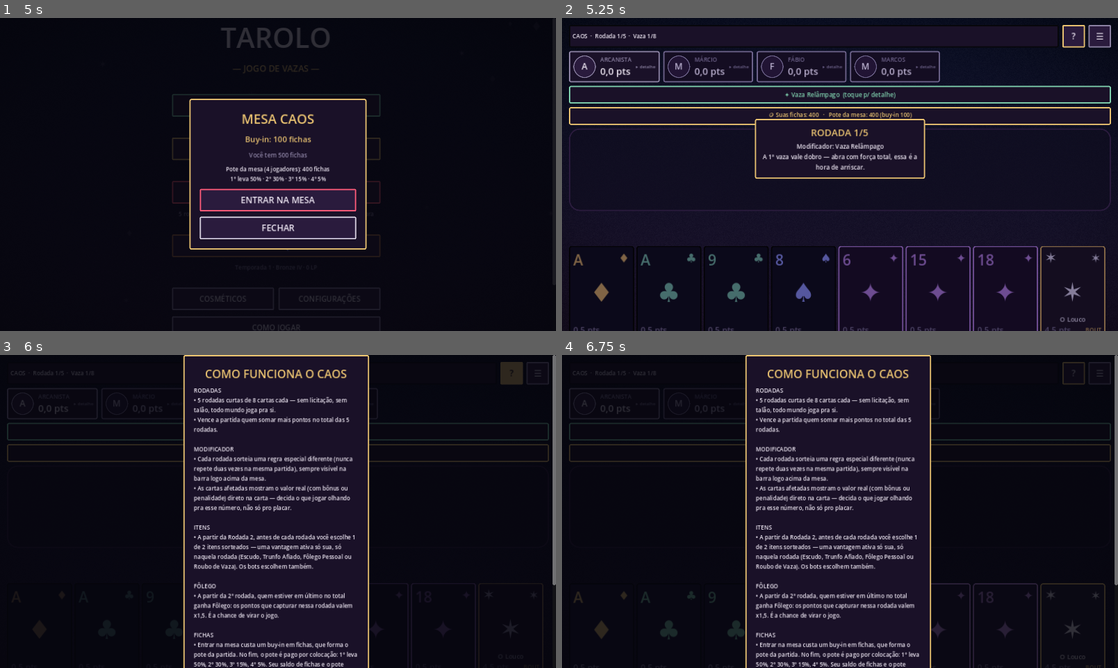
Above: before the commit, frames 1-4 (two rows, left to right).
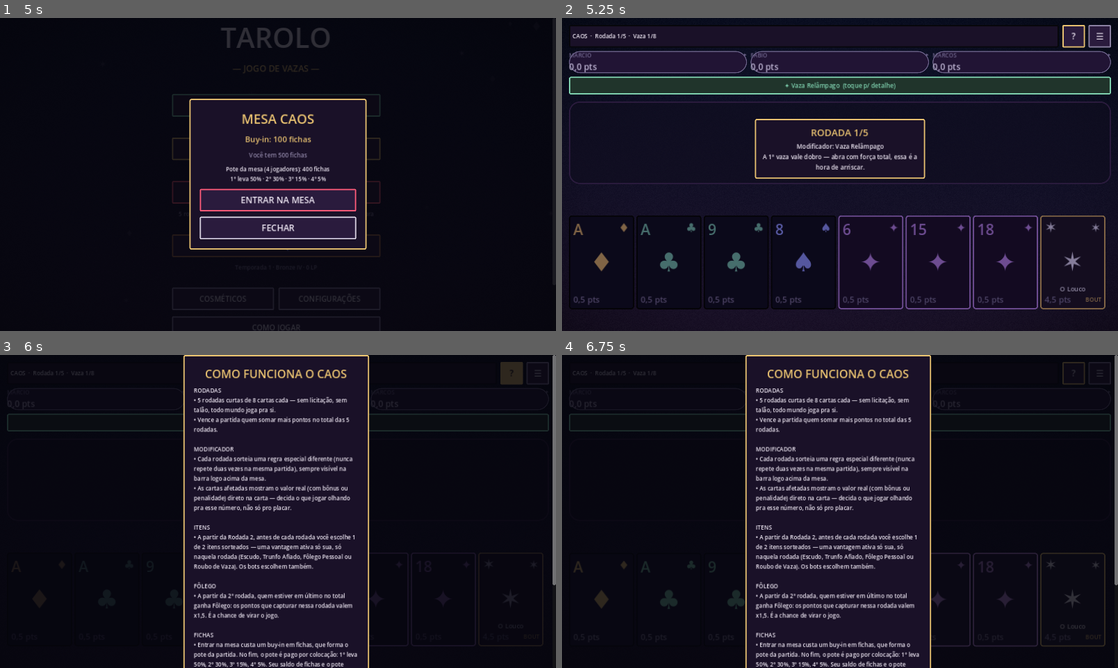
Above: after the commit, the same moments.

Repository: bluumcc/tarolo
Game: Godot game, scene res://scenes/MainMenu.tscn
The game is run twice, just before and just after one commit, with the same random seed, the same clock (stepped at 60 frames per second) and the same inputs.
Inputs:
- Up to frame 1 (5 s): click "MODO CAOS" at 0.5 s; click "COMO JOGAR" at 1.25 s; click "COMO JOGAR" at 2 s; click "MODO VANILLA" at 2.75 s; click "MODO RANQUEADO" at 3.5 s; click "COSMÉTICOS" at 4.25 s
- Up to frame 2 (5.25 s): click "ENTRAR NA MESA" at 5 s
- Up to frame 3 (6 s): click "?" at 5.75 s
- Up to frame 4 (6.75 s): click "☰" at 6.5 s

Frame 1 is identical in both runs. In frame 2, 14% of the frame differs, in the area x 1-99%, y 10-100%; in frame 3, 1.6%; in frame 4, 3.2%.

Commit message:
Reorganiza a mesa: oponentes em fileira sem avatar, banner preenchido, mesa mais baixa, meu rodapé
Pedido específico de layout, implementado ponto a ponto:

- Os 3 adversários agora ficam numa fileira só no topo, esticando até
  preencher a largura toda — sem o círculo com inicial (nome e pontos já
  bastam pra saber quem é quem numa mesa de 4).
- O banner logo acima da mesa (modificador no Caos, meta do Tomador no
  Vanilla) ganhou fundo preenchido de verdade (cor escurecida do próprio
  destaque, não só mais um cartão roxo igual aos outros) — lê como um
  aviso, não como decoração.
- A faixa onde as cartas caem (vaza atual) desceu pra mais perto da mão —
  o espaçador elástico que empurrava só a mão pro rodapé agora empurra a
  mesa inteira (vaza + mão) como um bloco só, junto do polegar.
- Novo rodapé "meu jogo", embaixo da própria mão: meus pontos, vazas/pontos
  da rodada e, no Caos, fichas + pote — informação que antes competia lá
  em cima com o placar dos outros 3, agora fica onde o olho já está depois
  de escolher a carta.

Sem mudança de comportamento: os arrays de HUD (hud_titles, hud_totals/
hud_points, etc.) continuam indexados por assento (0 = eu), só que agora
cada índice aponta pro widget certo dependendo de onde ele mora na tela —
_refresh_hud() e o resto da lógica de jogo não precisaram mudar uma linha.

Co-Authored-By: Claude Sonnet 5 <noreply@anthropic.com>
Claude-Session: https://claude.ai/code/session_011qPhSZ6VtyM6UvSSPJpf4k

Diff:
--- a/scripts/ui/chaos_scene.gd
+++ b/scripts/ui/chaos_scene.gd
@@ -95,6 +95,13 @@
 	root.add_theme_constant_override("separation", 8)
 	margin.add_child(root)
 
+	hud_badges.resize(engine.num_players)
+	hud_titles.resize(engine.num_players)
+	hud_totals.resize(engine.num_players)
+	hud_round_pts.resize(engine.num_players)
+	hud_cards.resize(engine.num_players)
+	seat_avatars.resize(engine.num_players)
+
 	# Barra de topo — título + ações, uma linha só, sempre no mesmo lugar (como o topo
 	# de qualquer app) -------------------------------------------------
 	var topbar := HBoxContainer.new()
@@ -114,50 +121,33 @@
 	menu_btn.pressed.connect(_open_pause)
 	topbar.add_child(menu_btn)
 
-	# Placar dos jogadores — um cartão por jogador com avatar, pontos e vaza atual;
-	# quebra linha sozinho em telas estreitas (HFlowContainer) em vez de espalhar
-	# avatares soltos pela tela como numa mesa física. ------------------
-	var hud := HFlowContainer.new()
-	hud.add_theme_constant_override("h_separation", 8)
-	hud.add_theme_constant_override("v_separation", 8)
+	# Placar dos outros 3 jogadores — uma fileira só, esticando até preencher a largura
+	# toda. Sem avatar/círculo: só nome e pontos já bastam pra reconhecer quem é quem
+	# numa mesa de 4 — o círculo com inicial só ocupava espaço sem ajudar em nada.
+	var hud := HBoxContainer.new()
+	hud.add_theme_constant_override("separation", 8)
 	root.add_child(hud)
-	for p in range(engine.num_players):
-		# O card em si é um botão — toque pra abrir/fechar o detalhe (pontos da rodada,
-		# cartas na mão, item ativo). Por padrão só mostra o essencial: quem é, quanto tem.
+	for p in range(1, engine.num_players):
+		# O card em si reage a toque — abre/fecha o detalhe (pontos da rodada, cartas
+		# na mão). Por padrão só mostra o essencial: quem é, quanto tem.
 		var badge := UIKit.panel(UIKit.PURPLE_DEEP, UIKit.MUTED, 10)
 		badge.mouse_filter = Control.MOUSE_FILTER_STOP
-		badge.custom_minimum_size = Vector2(190, 0)
+		badge.size_flags_horizontal = Control.SIZE_EXPAND_FILL
 		var outer := VBoxContainer.new()
 		outer.mouse_filter = Control.MOUSE_FILTER_IGNORE
-		outer.add_theme_constant_override("separation", 4)
+		outer.add_theme_constant_override("separation", 2)
 		badge.add_child(outer)
 
-		var row := HBoxContainer.new()
-		row.mouse_filter = Control.MOUSE_FILTER_IGNORE
-		row.add_theme_constant_override("separation", 10)
-		outer.add_child(row)
-		var avatar := PanelContainer.new()
-		avatar.custom_minimum_size = Vector2(52, 52)
-		avatar.pivot_offset = Vector2(26, 26)
-		avatar.mouse_filter = Control.MOUSE_FILTER_IGNORE
-		avatar.add_theme_stylebox_override("panel", UIKit.box(UIKit.PURPLE, UIKit.MUTED, 2, 26, 0))
-		var av_label := UIKit.label(str(config["names"][p]).substr(0, 1).to_upper(), 20, UIKit.INK, HORIZONTAL_ALIGNMENT_CENTER)
-		av_label.vertical_alignment = VERTICAL_ALIGNMENT_CENTER
-		av_label.set_anchors_and_offsets_preset(Control.PRESET_FULL_RECT)
-		avatar.add_child(av_label)
-		row.add_child(avatar)
-		seat_avatars.append(avatar)
-		var v := VBoxContainer.new()
-		v.mouse_filter = Control.MOUSE_FILTER_IGNORE
-		v.add_theme_constant_override("separation", 1)
-		v.size_flags_horizontal = Control.SIZE_EXPAND_FILL
-		row.add_child(v)
+		var top_row := HBoxContainer.new()
+		top_row.mouse_filter = Control.MOUSE_FILTER_IGNORE
+		outer.add_child(top_row)
 		var title_label := UIKit.label(str(config["names"][p]).to_upper(), 13, UIKit.MUTED)
-		v.add_child(title_label)
-		var total := UIKit.label("0,0 pts", 22, UIKit.INK)
-		v.add_child(total)
-		var chevron := UIKit.label("▸ detalhe", 10, UIKit.MUTED)
-		row.add_child(chevron)
+		title_label.size_flags_horizontal = Control.SIZE_EXPAND_FILL
+		top_row.add_child(title_label)
+		var chevron := UIKit.label("▸", 12, UIKit.MUTED)
+		top_row.add_child(chevron)
+		var total := UIKit.label("0,0 pts", 20, UIKit.INK)
+		outer.add_child(total)
 
 		var detail := VBoxContainer.new()
 		detail.mouse_filter = Control.MOUSE_FILTER_IGNORE
@@ -166,28 +156,27 @@
 		outer.add_child(detail)
 		var rp := UIKit.label("+0,0 na rodada", 12, UIKit.MUTED)
 		detail.add_child(rp)
-		var cards_label: Label
-		if p > 0:
-			cards_label = UIKit.label("", 12, UIKit.MUTED)
-			detail.add_child(cards_label)
+		var cards_label := UIKit.label("", 12, UIKit.MUTED)
+		detail.add_child(cards_label)
 
 		badge.gui_input.connect(func(event: InputEvent):
 			if event is InputEventMouseButton and event.pressed and event.button_index == MOUSE_BUTTON_LEFT:
 				Sfx.play("tick")
 				detail.visible = not detail.visible
-				chevron.text = "▾ detalhe" if detail.visible else "▸ detalhe")
+				chevron.text = "▾" if detail.visible else "▸")
 
 		hud.add_child(badge)
-		hud_badges.append(badge)
-		hud_titles.append(title_label)
-		hud_totals.append(total)
-		hud_round_pts.append(rp)
-		hud_cards.append(cards_label)
-
-	# Barra do modificador — compacta por padrão (nome só); a explicação completa já
-	# apareceu no banner de início de rodada, então aqui só repete em texto curto, com
-	# toque pra reabrir o texto inteiro se precisar consultar de novo.
-	var mod_box := UIKit.panel(UIKit.PURPLE_DEEP, UIKit.OK, 10)
+		hud_badges[p] = badge
+		hud_titles[p] = title_label
+		hud_totals[p] = total
+		hud_round_pts[p] = rp
+		hud_cards[p] = cards_label
+		seat_avatars[p] = badge
+
+	# Banner do modificador — fundo preenchido pra se destacar como um aviso de verdade,
+	# não só mais um cartão igual aos outros. Compacto por padrão (nome só); a explicação
+	# completa já apareceu no banner de início de rodada — toque reabre se precisar.
+	var mod_box := UIKit.panel(UIKit.OK.darkened(0.75), UIKit.OK, 10)
 	mod_box.mouse_filter = Control.MOUSE_FILTER_STOP
 	modifier_label = UIKit.label("", 14, UIKit.OK, HORIZONTAL_ALIGNMENT_CENTER)
 	modifier_label.autowrap_mode = TextServer.AUTOWRAP_WORD_SMART
@@ -200,10 +189,12 @@
 		_refresh_hud())
 	root.add_child(mod_box)
 
-	var wager_box := UIKit.panel(UIKit.PURPLE_DEEP, UIKit.GOLD, 8)
-	wager_label = UIKit.label("", 13, UIKit.GOLD, HORIZONTAL_ALIGNMENT_CENTER)
-	wager_box.add_child(wager_label)
-	root.add_child(wager_box)
+	# Espaçador — empurra a mesa (vaza atual), a mão e meu rodapé pra baixo, como um
+	# bloco só, junto do polegar — em vez de deixar um vão vazio entre o placar e a mesa.
+	var vspacer := Control.new()
+	vspacer.size_flags_vertical = Control.SIZE_EXPAND_FILL
+	vspacer.mouse_filter = Control.MOUSE_FILTER_IGNORE
+	root.add_child(vspacer)
 
 	# Mesa de jogo — só a vaza atual, uma faixa compacta e fixa (não uma mesa oval
 	# espalhada): cada carta jogada aparece numa posição fixa, em ordem de assento,
@@ -221,13 +212,6 @@
 	status_label = UIKit.label("", 18, UIKit.INK, HORIZONTAL_ALIGNMENT_CENTER)
 	status_label.autowrap_mode = TextServer.AUTOWRAP_WORD_SMART
 	root.add_child(status_label)
-
-	# Empurra a mão pro rodapé — zona do polegar, jeito de app — em vez de deixar tudo
-	# flutuando no topo com um vão vazio embaixo em telas altas (celular).
-	var vspacer := Control.new()
-	vspacer.size_flags_vertical = Control.SIZE_EXPAND_FILL
-	vspacer.mouse_filter = Control.MOUSE_FILTER_IGNORE
-	root.add_child(vspacer)
 
 	# Mão — cartas sempre no tamanho real (nunca encolhidas pra caber); quando não cabem
 	# todas na tela, a mão rola de lado (arrasto/swipe), igual qualquer app de cartas. ---
@@ -244,6 +228,38 @@
 	# vira espaço LIVRE ACIMA da carta, senão o arrasto pra jogar corta na borda de cima.
 	hand_container.size_flags_vertical = Control.SIZE_SHRINK_END
 	hand_scroll.add_child(hand_container)
+
+	# Meu rodapé — minhas informações (pontos, fichas, pote), embaixo da minha mão, onde
+	# o olho já está depois de escolher a carta — em vez de competir lá em cima com o
+	# placar dos outros 3.
+	var my_box := UIKit.panel(UIKit.PURPLE_DEEP, UIKit.GOLD, 12)
+	var my_row := HBoxContainer.new()
+	my_row.add_theme_constant_override("separation", 16)
+	my_box.add_child(my_row)
+	var my_left := VBoxContainer.new()
+	my_left.add_theme_constant_override("separation", 1)
+	my_left.size_flags_horizontal = Control.SIZE_EXPAND_FILL
+	my_row.add_child(my_left)
+	var my_title := UIKit.label(str(config["names"][0]).to_upper(), 13, UIKit.MUTED)
+	my_left.add_child(my_title)
+	var my_total := UIKit.label("0,0 pts", 26, UIKit.INK)
+	my_left.add_child(my_total)
+	var my_rp := UIKit.label("+0,0 na rodada", 13, UIKit.MUTED)
+	my_left.add_child(my_rp)
+	var my_right := VBoxContainer.new()
+	my_right.add_theme_constant_override("separation", 1)
+	my_right.size_flags_horizontal = Control.SIZE_EXPAND_FILL
+	my_right.alignment = BoxContainer.ALIGNMENT_CENTER
+	my_row.add_child(my_right)
+	wager_label = UIKit.label("", 13, UIKit.GOLD, HORIZONTAL_ALIGNMENT_RIGHT)
+	wager_label.autowrap_mode = TextServer.AUTOWRAP_WORD_SMART
+	my_right.add_child(wager_label)
+	root.add_child(my_box)
+	hud_badges[0] = my_box
+	hud_titles[0] = my_title
+	hud_totals[0] = my_total
+	hud_round_pts[0] = my_rp
+	seat_avatars[0] = my_box
 
 	popup_layer = Control.new()
 	popup_layer.set_anchors_and_offsets_preset(Control.PRESET_FULL_RECT)
--- a/scripts/ui/game_scene.gd
+++ b/scripts/ui/game_scene.gd
@@ -93,6 +93,13 @@
 	root.add_theme_constant_override("separation", 8)
 	margin.add_child(root)
 
+	hud_badges.resize(engine.num_players)
+	hud_titles.resize(engine.num_players)
+	hud_points.resize(engine.num_players)
+	hud_tricks.resize(engine.num_players)
+	hud_cards.resize(engine.num_players)
+	seat_avatars.resize(engine.num_players)
+
 	# Barra de topo — título + ações, uma linha só, sempre no mesmo lugar (como o topo
 	# de qualquer app) -------------------------------------------------
 	var topbar := HBoxContainer.new()
@@ -112,50 +119,33 @@
 	menu_btn.pressed.connect(_open_pause)
 	topbar.add_child(menu_btn)
 
-	# Placar dos jogadores — um cartão por jogador com avatar, pontos e vazas; quebra
-	# linha sozinho em telas estreitas (HFlowContainer) em vez de espalhar avatares
-	# soltos pela tela como numa mesa física. ---------------------------
-	var hud := HFlowContainer.new()
-	hud.add_theme_constant_override("h_separation", 8)
-	hud.add_theme_constant_override("v_separation", 8)
+	# Placar dos outros 3 jogadores — uma fileira só, esticando até preencher a largura
+	# toda. Sem avatar/círculo: só nome e pontos já bastam pra reconhecer quem é quem
+	# numa mesa de 4 — o círculo com inicial só ocupava espaço sem ajudar em nada.
+	var hud := HBoxContainer.new()
+	hud.add_theme_constant_override("separation", 8)
 	root.add_child(hud)
-	for p in range(engine.num_players):
-		# O card em si é um botão — toque pra abrir/fechar o detalhe (vazas, cartas na
-		# mão). Por padrão só mostra o essencial: quem é, quanto tem capturado.
+	for p in range(1, engine.num_players):
+		# O card em si reage a toque — abre/fecha o detalhe (vazas, cartas na mão). Por
+		# padrão só mostra o essencial: quem é, quanto tem capturado.
 		var badge := UIKit.panel(UIKit.PURPLE_DEEP, UIKit.MUTED, 10)
 		badge.mouse_filter = Control.MOUSE_FILTER_STOP
-		badge.custom_minimum_size = Vector2(190, 0)
+		badge.size_flags_horizontal = Control.SIZE_EXPAND_FILL
 		var outer := VBoxContainer.new()
 		outer.mouse_filter = Control.MOUSE_FILTER_IGNORE
-		outer.add_theme_constant_override("separation", 4)
+		outer.add_theme_constant_override("separation", 2)
 		badge.add_child(outer)
 
-		var row := HBoxContainer.new()
-		row.mouse_filter = Control.MOUSE_FILTER_IGNORE
-		row.add_theme_constant_override("separation", 10)
-		outer.add_child(row)
-		var avatar := PanelContainer.new()
-		avatar.custom_minimum_size = Vector2(52, 52)
-		avatar.pivot_offset = Vector2(26, 26)
-		avatar.mouse_filter = Control.MOUSE_FILTER_IGNORE
-		avatar.add_theme_stylebox_override("panel", UIKit.box(UIKit.PURPLE, UIKit.MUTED, 2, 26, 0))
-		var av_label := UIKit.label(str(config["names"][p]).substr(0, 1).to_upper(), 20, UIKit.INK, HORIZONTAL_ALIGNMENT_CENTER)
-		av_label.vertical_alignment = VERTICAL_ALIGNMENT_CENTER
-		av_label.set_anchors_and_offsets_preset(Control.PRESET_FULL_RECT)
-		avatar.add_child(av_label)
-		row.add_child(avatar)
-		seat_avatars.append(avatar)
-		var v := VBoxContainer.new()
-		v.mouse_filter = Control.MOUSE_FILTER_IGNORE
-		v.add_theme_constant_override("separation", 1)
-		v.size_flags_horizontal = Control.SIZE_EXPAND_FILL
-		row.add_child(v)
+		var top_row := HBoxContainer.new()
+		top_row.mouse_filter = Control.MOUSE_FILTER_IGNORE
+		outer.add_child(top_row)
 		var title_label := UIKit.label(str(config["names"][p]).to_upper(), 13, UIKit.MUTED)
-		v.add_child(title_label)
-		var pts := UIKit.label("0,0 pts", 22, UIKit.INK)
-		v.add_child(pts)
-		var chevron := UIKit.label("▸ detalhe", 10, UIKit.MUTED)
-		row.add_child(chevron)
+		title_label.size_flags_horizontal = Control.SIZE_EXPAND_FILL
+		top_row.add_child(title_label)
+		var chevron := UIKit.label("▸", 12, UIKit.MUTED)
+		top_row.add_child(chevron)
+		var pts := UIKit.label("0,0 pts", 20, UIKit.INK)
+		outer.add_child(pts)
 
 		var detail := VBoxContainer.new()
 		detail.mouse_filter = Control.MOUSE_FILTER_IGNORE
@@ -164,27 +154,27 @@
 		outer.add_child(detail)
 		var tr := UIKit.label("0 vazas", 12, UIKit.MUTED)
 		detail.add_child(tr)
-		var cards_label: Label
-		if p > 0:
-			cards_label = UIKit.label("", 12, UIKit.MUTED)
-			detail.add_child(cards_label)
+		var cards_label := UIKit.label("", 12, UIKit.MUTED)
+		detail.add_child(cards_label)
 
 		badge.gui_input.connect(func(event: InputEvent):
 			if event is InputEventMouseButton and event.pressed and event.button_index == MOUSE_BUTTON_LEFT:
 				Sfx.play("tick")
 				detail.visible = not detail.visible
-				chevron.text = "▾ detalhe" if detail.visible else "▸ detalhe")
+				chevron.text = "▾" if detail.visible else "▸")
 
 		hud.add_child(badge)
-		hud_badges.append(badge)
-		hud_titles.append(title_label)
-		hud_points.append(pts)
-		hud_tricks.append(tr)
-		hud_cards.append(cards_label)
-
-	# Barra de meta do Tomador — o objetivo real da rodada, sempre visível assim que a
-	# licitação termina, em vez de só aparecer escondido no texto do resultado final.
-	progress_box = UIKit.panel(UIKit.PURPLE_DEEP, UIKit.GOLD, 8)
+		hud_badges[p] = badge
+		hud_titles[p] = title_label
+		hud_points[p] = pts
+		hud_tricks[p] = tr
+		hud_cards[p] = cards_label
+		seat_avatars[p] = badge
+
+	# Barra de meta do Tomador — fundo preenchido, pra se destacar como um aviso de
+	# verdade. É o objetivo real da rodada, sempre visível assim que a licitação
+	# termina, em vez de só aparecer escondido no texto do resultado final.
+	progress_box = UIKit.panel(UIKit.GOLD.darkened(0.75), UIKit.GOLD, 8)
 	progress_box.visible = false
 	var pv := VBoxContainer.new()
 	pv.add_theme_constant_override("separation", 3)
@@ -200,12 +190,19 @@
 	root.add_child(progress_box)
 
 	if tutorial:
-		var tut_box := UIKit.panel(UIKit.PURPLE_DEEP, UIKit.OK, 10)
+		var tut_box := UIKit.panel(UIKit.OK.darkened(0.75), UIKit.OK, 10)
 		tutorial_label = UIKit.label("", 13, UIKit.OK)
 		tutorial_label.autowrap_mode = TextServer.AUTOWRAP_WORD_SMART
 		tutorial_label.custom_minimum_size = Vector2(0, 0)
 		tut_box.add_child(tutorial_label)
 		root.add_child(tut_box)
+
+	# Espaçador — empurra a mesa (vaza atual), a mão e meu rodapé pra baixo, como um
+	# bloco só, junto do polegar — em vez de deixar um vão vazio entre o placar e a mesa.
+	var vspacer := Control.new()
+	vspacer.size_flags_vertical = Control.SIZE_EXPAND_FILL
+	vspacer.mouse_filter = Control.MOUSE_FILTER_IGNORE
+	root.add_child(vspacer)
 
 	# Mesa de jogo — só a vaza atual, uma faixa compacta e fixa (não uma mesa oval
 	# espalhada): cada carta jogada aparece numa posição fixa, em ordem de assento,
@@ -223,13 +220,6 @@
 	status_label = UIKit.label("", 18, UIKit.INK, HORIZONTAL_ALIGNMENT_CENTER)
 	status_label.autowrap_mode = TextServer.AUTOWRAP_WORD_SMART
 	root.add_child(status_label)
-
-	# Empurra a mão pro rodapé — zona do polegar, jeito de app — em vez de deixar tudo
-	# flutuando no topo com um vão vazio embaixo em telas altas (celular).
-	var vspacer := Control.new()
-	vspacer.size_flags_vertical = Control.SIZE_EXPAND_FILL
-	vspacer.mouse_filter = Control.MOUSE_FILTER_IGNORE
-	root.add_child(vspacer)
 
 	# Mão — cartas sempre no tamanho real (nunca encolhidas pra caber); quando não cabem
 	# todas na tela (mão cheia do Vanilla, até 18 cartas), a mão rola de lado
@@ -247,6 +237,30 @@
 	# vira espaço LIVRE ACIMA da carta, senão o arrasto pra jogar corta na borda de cima.
 	hand_container.size_flags_vertical = Control.SIZE_SHRINK_END
 	hand_scroll.add_child(hand_container)
+
+	# Meu rodapé — minhas informações (pontos, vazas), embaixo da minha mão, onde o
+	# olho já está depois de escolher a carta — em vez de competir lá em cima com o
+	# placar dos outros 3.
+	var my_box := UIKit.panel(UIKit.PURPLE_DEEP, UIKit.GOLD, 12)
+	var my_row := HBoxContainer.new()
+	my_row.add_theme_constant_override("separation", 16)
+	my_box.add_child(my_row)
+	var my_left := VBoxContainer.new()
+	my_left.add_theme_constant_override("separation", 1)
+	my_left.size_flags_horizontal = Control.SIZE_EXPAND_FILL
+	my_row.add_child(my_left)
+	var my_title := UIKit.label(str(config["names"][0]).to_upper(), 13, UIKit.MUTED)
+	my_left.add_child(my_title)
+	var my_pts := UIKit.label("0,0 pts", 26, UIKit.INK)
+	my_left.add_child(my_pts)
+	var my_tr := UIKit.label("0 vazas", 13, UIKit.MUTED)
+	my_left.add_child(my_tr)
+	root.add_child(my_box)
+	hud_badges[0] = my_box
+	hud_titles[0] = my_title
+	hud_points[0] = my_pts
+	hud_tricks[0] = my_tr
+	seat_avatars[0] = my_box
 
 	popup_layer = Control.new()
 	popup_layer.set_anchors_and_offsets_preset(Control.PRESET_FULL_RECT)
